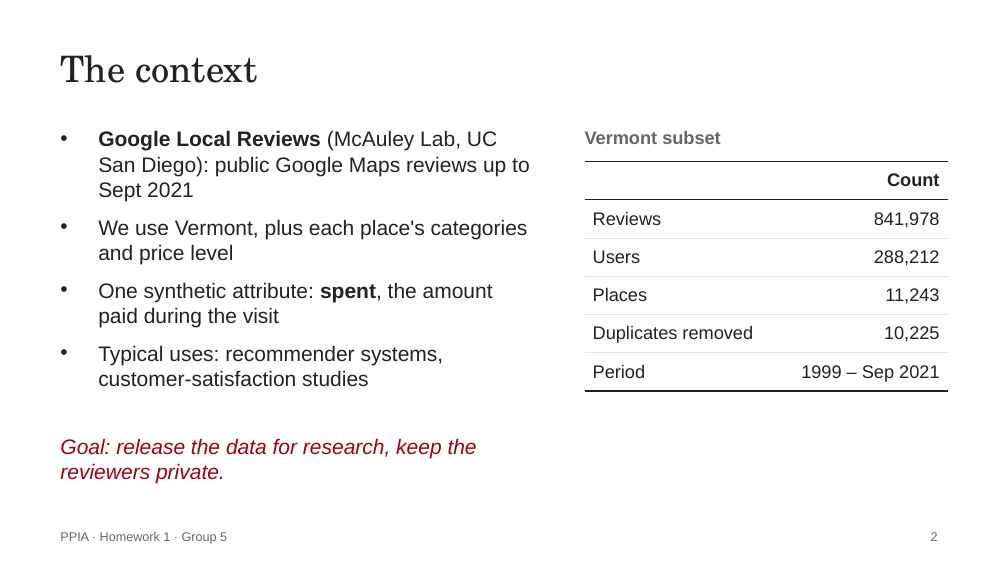
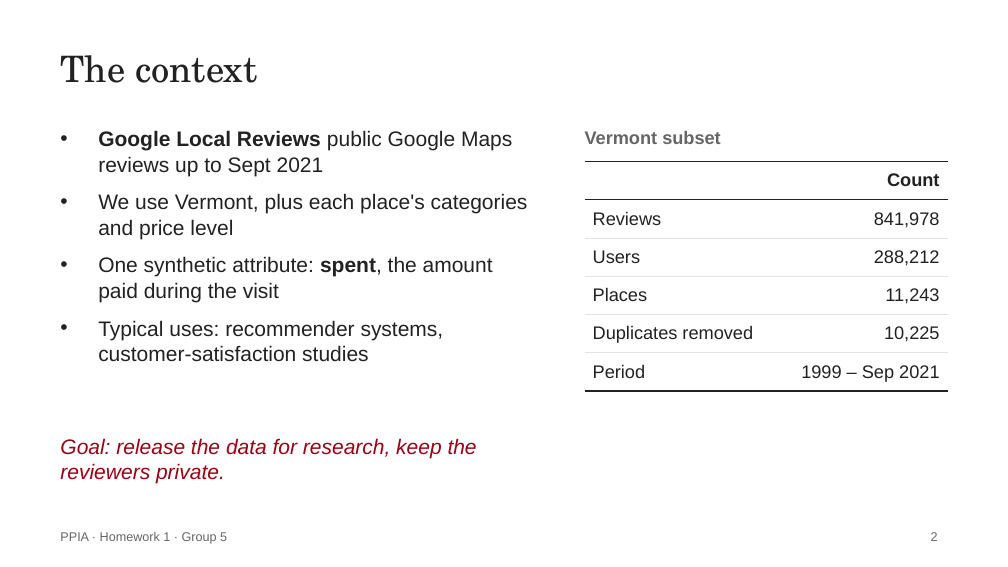
Before and after one commit to IvanRadovanovic113/PPIA_HW1, a slide deck: slide 2 of paper_and_presentation/PPIA_HW1_presentation_v1.pptx. Drawn at 1008x567 pixels with LibreOffice and Linux fonts; fonts in the diff are those of the drawing. Boxes give left, top, right and bottom in pixels: in the first picture for what was removed or moved away, otherwise in the second. Text is boxed around its words. In the diff, an @@ line names an element or a change of style, - is before the commit and + after.

```diff
--- a/paper_and_presentation/PPIA_HW1_presentation_v1.pptx
+++ b/paper_and_presentation/PPIA_HW1_presentation_v1.pptx
@@ text at (98, 130, 512, 176): text changed @@
-• Google Local Reviews (McAuley Lab, UC San Diego): public Google Maps reviews up to Sept 2021
+• Google Local Reviews public Google Maps reviews up to Sept 2021
```
Also in this commit, not shown: 4 other slides changed, 1 other file.
